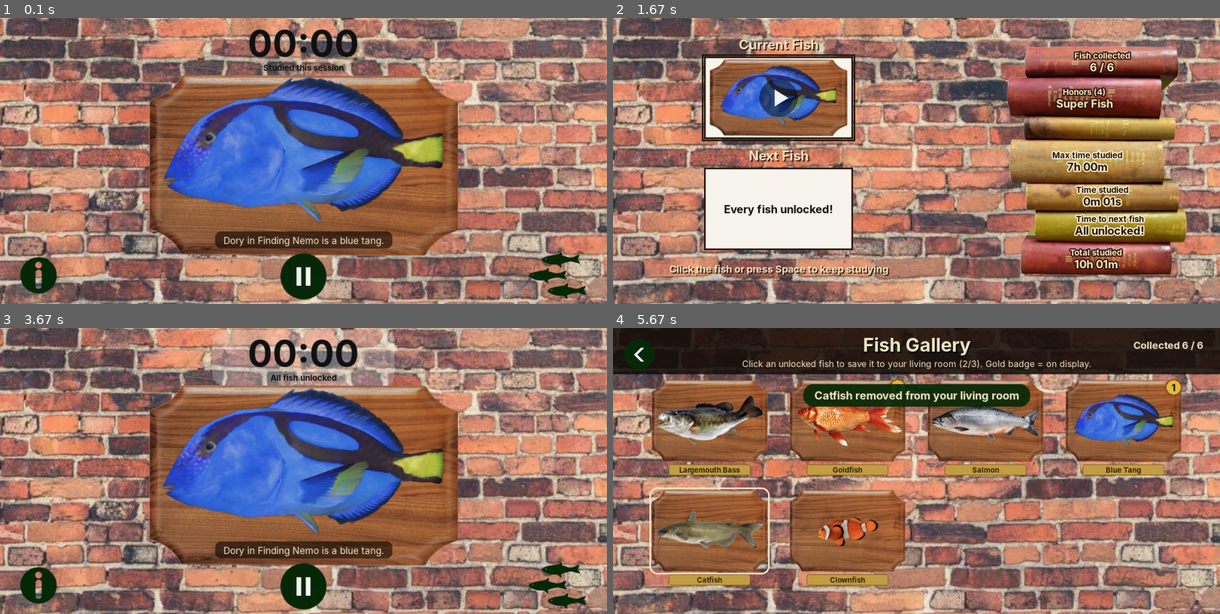
Above: before the commit, frames 1-4 (two rows, left to right).
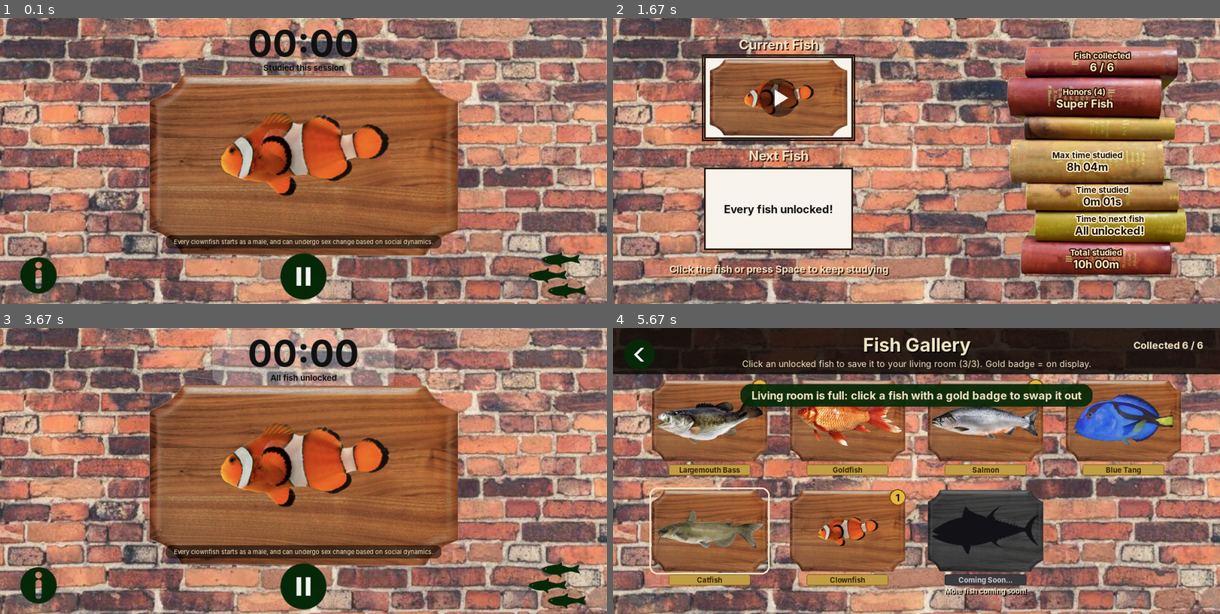
Above: after the commit, the same moments.

Repository: MehelGupta/HowdyHack2026
Game: pygame game, started from GAMECODE.py
The game is run twice, just before and just after one commit, with the same random seed, the same clock (stepped at 60 frames per second) and the same inputs.
Inputs (mouse positions are in pixels of both pictures, inside the frame that each line leads up to):
- Up to frame 1 (0.1 s): no input
- Up to frame 2 (1.67 s): tap Space at 0.33, 0.67 s; click "00:00" at 1.05 s; press the mouse at (916, 275) at 1.37 s; move the mouse to (952, 229) at 1.47 s; release the mouse at (989, 186) at 1.6 s
- Up to frame 3 (3.67 s): click (157, 413) at 1.72 s; press the mouse at (36, 585) at 2.03 s; move the mouse to (121, 482) at 2.13 s; release the mouse at (206, 376) at 2.27 s; press the mouse at (24, 353) at 3.37 s; move the mouse to (194, 359) at 3.47 s; release the mouse at (364, 365) at 3.6 s
- Up to frame 4 (5.67 s): press the mouse at (916, 585) at 3.7 s; move the mouse to (989, 499) at 3.8 s; release the mouse at (1062, 416) at 3.93 s; click (776, 408) at 4.05 s; press the mouse at (916, 356) at 4.37 s; move the mouse to (849, 459) at 4.47 s; release the mouse at (782, 559) at 4.6 s; press the mouse at (1171, 585) at 4.7 s; move the mouse to (1080, 548) at 4.8 s; release the mouse at (989, 511) at 4.93 s; press the mouse at (1116, 410) at 5.03 s; move the mouse to (928, 393) at 5.13 s; release the mouse at (746, 376) at 5.27 s; click (704, 565) at 5.38 s

The runs differ from the first frame. In frame 1, 16% of the frame differs, in the area x 26-74%, y 20-81%; in frame 2, 2.7%; in frame 3, 16%; in frame 4, 8.6%.

Commit message:
finishing touches

Diff:
--- a/pygamefigma.py
+++ b/GAMECODE.py
@@ -1,4 +1,4 @@
-"""Lofi Fish: a singing-fish study timer built with pygame.
+"""School of Bass: a singing-fish study timer built with pygame.
 
 Pages: home (fish + timer), pause (books + current/next fish),
 info (About the Game), living room (your top three fish),
@@ -54,21 +54,24 @@
          fact="Goldfish can remember things for months, not 3 seconds!"),
     dict(name="Salmon", file="salmon", unlock_h=3.0, song="salmonTheme.mp3",
          fact="Salmon swim back to the stream where they were born."),
-    dict(name="Blue Tang", file = "bluetang", unlock_h = 5.0, song = "doryTheme.mp3",
-         fact = "Dory in Finding Nemo is a blue tang."),
-    dict(name = "Catfish", file="catfish", unlock_h = 8.0, song = "catfishTheme.mp3",
-         fact = "Catfish have fullbody taste buds including on their whiskered barbels."),
-    dict(name = "Clownfish", file = "clownfish", unlock_h = 10.0, song = "nemoTheme.mp3",
-        fact = "Every clownfish starts as a male, and can undergo sex change based on social dynamics")
-
+    dict(name="Blue Tang", file="bluetang", unlock_h=5.0, song="doryTheme.mp3",
+         fact="Dory in Finding Nemo is a blue tang."),
+    dict(name="Catfish", file="catfish", unlock_h=8.0, song="catfishTheme.mp3",
+         fact="Catfish have fullbody taste buds including on their whiskered barbels."),
+    dict(name="Clownfish", file="clownfish", unlock_h=10.0, song="nemoTheme.mp3",
+         fact="Every clownfish starts as a male, and can undergo sex change based on social dynamics."),
+    dict(name="???", file="comingSoon", unlock_h=999999, song=None,
+         fact="More fish coming soon!", coming_soon=True)
 ]
+
+REAL_FISH_COUNT = len([f for f in FISH if not f.get("coming_soon")])
 
 # Honors, shown on the books page. Order = display order of the "latest honor".
 HONORS = [
     ("Goldfish Friend", lambda p: p.level >= 1),
     ("Deep Focus", lambda p: p.max_session >= 45 * 60),
     ("Marathon Swimmer", lambda p: p.max_session >= 2 * 3600),
-    ("Super Fish", lambda p: p.level >= len(FISH) - 1),
+    ("Super Fish", lambda p: p.level >= REAL_FISH_COUNT - 1),
 ]
 
 # Where each fish plaque hangs in the living room (same order as FISH).
@@ -211,6 +214,16 @@
     mask.fill((255, 255, 255, 0), special_flags=pygame.BLEND_RGBA_MAX)  # ...white with the original alpha
     g.blit(mask, (0, 0), special_flags=pygame.BLEND_RGBA_MULT)        # ...then restore the original alpha
     return g
+
+
+def blackout_look(img):
+    """Pitch black silhouette keeping the original transparency."""
+    b = img.copy().convert_alpha()
+    b.fill((20, 20, 25, 255), special_flags=pygame.BLEND_RGBA_MAX)
+    mask = img.copy()
+    mask.fill((255, 255, 255, 0), special_flags=pygame.BLEND_RGBA_MAX)
+    b.blit(mask, (0, 0), special_flags=pygame.BLEND_RGBA_MULT)
+    return b
 
 
 def locked_look(img):
@@ -275,7 +288,7 @@
     def level(self):
         lvl = 0
         for i, f in enumerate(FISH):
-            if self.total >= f["unlock_h"] * 3600:
+            if not f.get("coming_soon") and self.total >= f["unlock_h"] * 3600:
                 lvl = i
         return lvl
 
@@ -293,7 +306,7 @@
 
     def hours_to_next(self):
         nxt = self.level + 1
-        if nxt >= len(FISH):
+        if nxt >= len(FISH) or FISH[nxt].get("coming_soon"):
             return None
         return max(0.0, FISH[nxt]["unlock_h"] * 3600 - self.total) / 3600
 
@@ -302,12 +315,14 @@
         favs = self.favorites if isinstance(self.favorites, list) else []
         clean = []
         for i in favs:
-            if isinstance(i, int) and 0 <= i < len(FISH) and i <= self.level and i not in clean:
+            if isinstance(i, int) and 0 <= i < len(FISH) and not FISH[i].get("coming_soon") and i <= self.level and i not in clean:
                 clean.append(i)
         self.favorites = clean[:MAX_FAVORITES]
 
     def toggle_favorite(self, i):
-        """Add/remove fish i from the living room. Returns "added", "removed", "full" or "locked"."""
+        """Add/remove fish i from the living room. Returns "added", "removed", "full", "locked" or "coming_soon"."""
+        if FISH[i].get("coming_soon"):
+            return "coming_soon"
         if i > self.level:
             return "locked"
         if i in self.favorites:
@@ -320,7 +335,7 @@
 
     def auto_pin(self, i):
         """A newly unlocked fish takes a free living-room slot, if there is one."""
-        if i not in self.favorites and len(self.favorites) < MAX_FAVORITES:
+        if not FISH[i].get("coming_soon") and i not in self.favorites and len(self.favorites) < MAX_FAVORITES:
             self.favorites.append(i)
 
     def check_honors(self):
@@ -363,11 +378,7 @@
 
 
 def song_for_fish(idx):
-    """The music file that belongs to fish number idx (or None if music/ is empty).
-
-    Uses the fish's own "song" from the FISH list. If that's None (or the file is missing),
-    falls back to the Nth file in music/, wrapping around if there are more fish than songs.
-    """
+    """The music file that belongs to fish number idx (or None if music/ is empty)."""
     tracks = music_tracks()
     if not tracks:
         return None
@@ -609,6 +620,7 @@
             big=[fit(fr, 590, 270) for fr in frames],
             plaque=plaque,
             plaque_gray=[locked_look(pl) for pl in plaque],  # grayed-out version for the gallery
+            plaque_black=[blackout_look(pl) for pl in plaque], # pitch black silhouette for coming soon
             card=[fit(fr, 250, 112) for fr in frames],
         ))
 
@@ -707,8 +719,9 @@
     pygame.draw.rect(screen, (255, 255, 255) if hovered else (40, 25, 15), cur_rect.inflate(8, 8), 3)
 
     draw_text(screen, "Next Fish", font(24, True), CREAM, (next_rect.centerx, next_rect.top - 22), shadow=shadow)
-    if lvl + 1 < len(FISH):
-        screen.blit(cards[(lvl + 1, True)], next_rect)
+    nxt_idx = lvl + 1
+    if nxt_idx < len(FISH) and not FISH[nxt_idx].get("coming_soon"):
+        screen.blit(cards[(nxt_idx, True)], next_rect)
     else:
         pygame.draw.rect(screen, (250, 246, 238), next_rect)
         pygame.draw.rect(screen, (40, 25, 15), next_rect, 3)
@@ -723,7 +736,7 @@
 
     hrs = prog.hours_to_next()
     values = {
-        "fish": ("Fish collected", f"{lvl + 1} / {len(FISH)}"),
+        "fish": ("Fish collected", f"{lvl + 1} / {REAL_FISH_COUNT}"),
         "honors": (f"Honors ({len(prog.honors)})", prog.honors[-1] if prog.honors else "None yet"),
         "max": ("Max time studied", fmt_dur(prog.max_session)),
         "time": ("Time studied", fmt_dur(prog.session)),
@@ -831,7 +844,7 @@
         pygame.draw.circle(screen, (255, int(200 + 40 * tw), int(110 + 60 * tw)), (int(x), int(y) + 4), 4)
 
     screen.blit(a.vignette, (0, 0))
-    draw_text(screen, f"Fish collected: {prog.level + 1} / {len(FISH)}", font(20, True), CREAM,
+    draw_text(screen, f"Fish collected: {prog.level + 1} / {REAL_FISH_COUNT}", font(20, True), CREAM,
               (W - 24, 34), anchor="midright", shadow=(0, 0, 0))
 
 
@@ -899,15 +912,21 @@
     for i, cx, cy in gallery_cells(n, scroll):
         if cy + 110 < GALLERY_VIEW.top or cy - 90 > GALLERY_VIEW.bottom:
             continue  # off screen, skip
-        unlocked = i <= prog.level
+
+        is_coming_soon = FISH[i].get("coming_soon", False)
+        unlocked = i <= prog.level and not is_coming_soon
+
         board = a.board_plaque if unlocked else a.board_gray
         rect = board.get_rect(center=(cx, cy))
         screen.blit(board, rect)
 
-        if unlocked:  # unlocked fish sing along with the music
+        if is_coming_soon:  # coming soon fish: blacked out silhouette
+            frames = a.fish[i].plaque_black
+            idx = 0
+        elif unlocked:      # unlocked fish sing along with the music
             frames = a.fish[i].plaque
             idx = mouth_index(music, len(frames), t * 4, i * 3)
-        else:         # locked fish are gray and still
+        else:               # locked fish are gray and still
             frames = a.fish[i].plaque_gray
             idx = 0
         screen.blit(frames[idx], frames[idx].get_rect(center=(cx, cy - 2)))
@@ -923,12 +942,20 @@
 
         plate = pygame.Rect(0, 0, 148, 20)
         plate.midtop = (cx, rect.bottom + 4)
-        pygame.draw.rect(screen, (196, 160, 70) if unlocked else (128, 120, 104), plate, border_radius=3)
-        pygame.draw.rect(screen, (120, 90, 30) if unlocked else (84, 78, 66), plate, 1, border_radius=3)
-        name = FISH[i]["name"]
-        draw_text(screen, name, fit_font(name, 13, 140, True),
-                  (50, 34, 10) if unlocked else (60, 56, 48), plate.center)
-        if not unlocked:
+
+        plate_bg = (196, 160, 70) if unlocked else (60, 60, 65) if is_coming_soon else (128, 120, 104)
+        plate_border = (120, 90, 30) if unlocked else (40, 40, 45) if is_coming_soon else (84, 78, 66)
+        pygame.draw.rect(screen, plate_bg, plate, border_radius=3)
+        pygame.draw.rect(screen, plate_border, plate, 1, border_radius=3)
+
+        name = "Coming Soon..." if is_coming_soon else FISH[i]["name"]
+        text_col = (50, 34, 10) if unlocked else (210, 210, 215) if is_coming_soon else (60, 56, 48)
+        draw_text(screen, name, fit_font(name, 13, 140, True), text_col, plate.center)
+
+        if is_coming_soon:
+            draw_text(screen, "More fish coming soon!", font(13, True), CREAM,
+                      (cx, plate.bottom + 10), shadow=(0, 0, 0))
+        elif not unlocked:
             draw_text(screen, f"Unlocks at {FISH[i]['unlock_h']:g} hrs", font(13), CREAM,
                       (cx, plate.bottom + 10), shadow=(0, 0, 0))
     screen.set_clip(None)
@@ -948,7 +975,7 @@
               f"Click an unlocked fish to save it to your living room ({len(prog.favorites)}/{MAX_FAVORITES}). "
               "Gold badge = on display.",
               font(16), CREAM, (W // 2, 65))
-    draw_text(screen, f"Collected {prog.level + 1} / {n}", font(18, True), CREAM, (W - 30, 31), anchor="midright")
+    draw_text(screen, f"Collected {prog.level + 1} / {REAL_FISH_COUNT}", font(18, True), CREAM, (W - 30, 31), anchor="midright")
 
 
 def draw_toast(screen, text):
@@ -1030,6 +1057,8 @@
             prog.save()
         elif result == "full":
             notify("Living room is full: click a fish with a gold badge to swap it out")
+        elif result == "coming_soon":
+            notify("Stay tuned! More fish coming soon.")
         else:
             notify(f"{name} unlocks at {FISH[i]['unlock_h']:g} hrs studied")
 
--- a/save.json
+++ b/save.json
@@ -1 +1 @@
-{"total": 36101.42300000671, "max_session": 25225.494999999617, "honors": ["Goldfish Friend", "Deep Focus", "Marathon Swimmer", "Super Fish"], "favorites": [3, 4, 1]}
+{"total": 36044.72000000269, "max_session": 29078.18199999577, "honors": ["Deep Focus", "Goldfish Friend", "Marathon Swimmer", "Super Fish"], "favorites": [5, 0, 2]}
Binary file added: Assets/comingSoon_1.png
Not shown, changed: README.md
